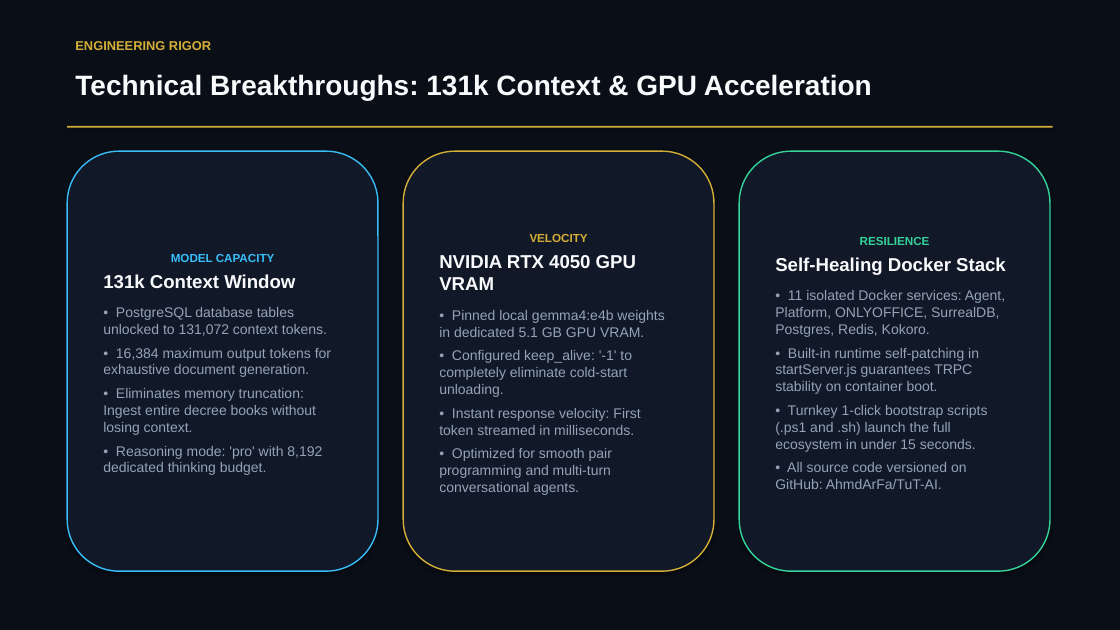
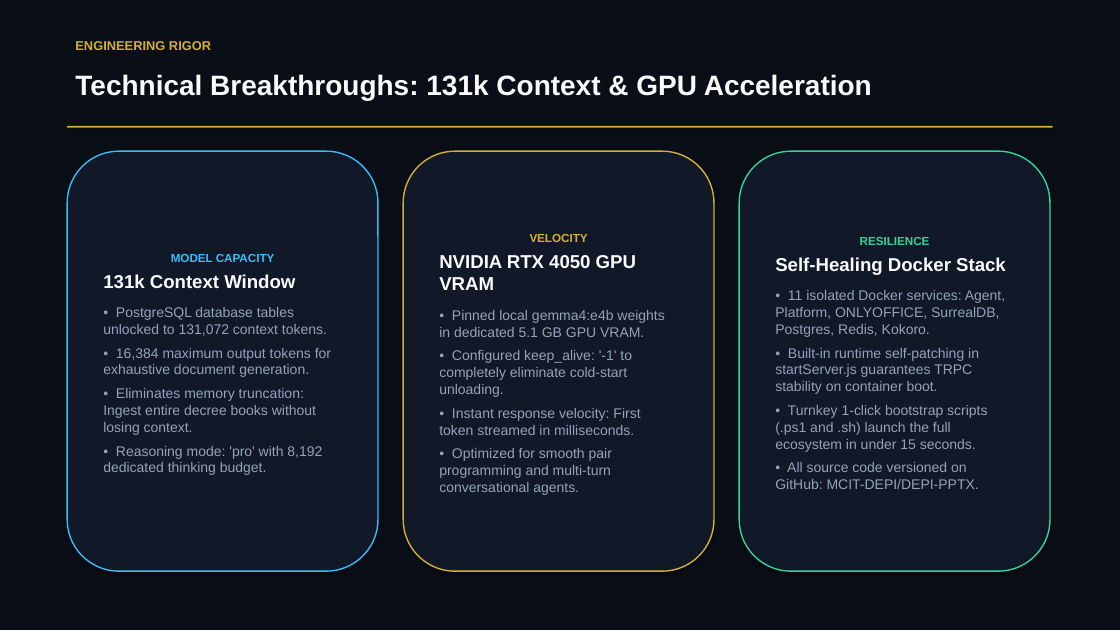
Before and after one commit to AhmdArFa/MCIT-AI-Workspace, a slide deck: slide 9 of TuT_AI_Marketing_Pitch_Deck.pptx. Drawn at 1120x630 pixels with LibreOffice and Linux fonts; fonts in the diff are those of the drawing. Boxes give left, top, right and bottom in pixels: in the first picture for what was removed or moved away, otherwise in the second. Text is boxed around its words. In the diff, an @@ line names an element or a change of style, - is before the commit and + after.

```diff
--- a/TuT_AI_Marketing_Pitch_Deck.pptx
+++ b/TuT_AI_Marketing_Pitch_Deck.pptx
@@ text in rounded rectangle at (775,462,979,489): text changed @@
-• All source code versioned on GitHub: AhmdArFa/TuT-AI.
+• All source code versioned on GitHub: MCIT-DEPI/DEPI-PPTX.
```
Also in this commit, not shown: 1 other slide changed, 5 other files.
